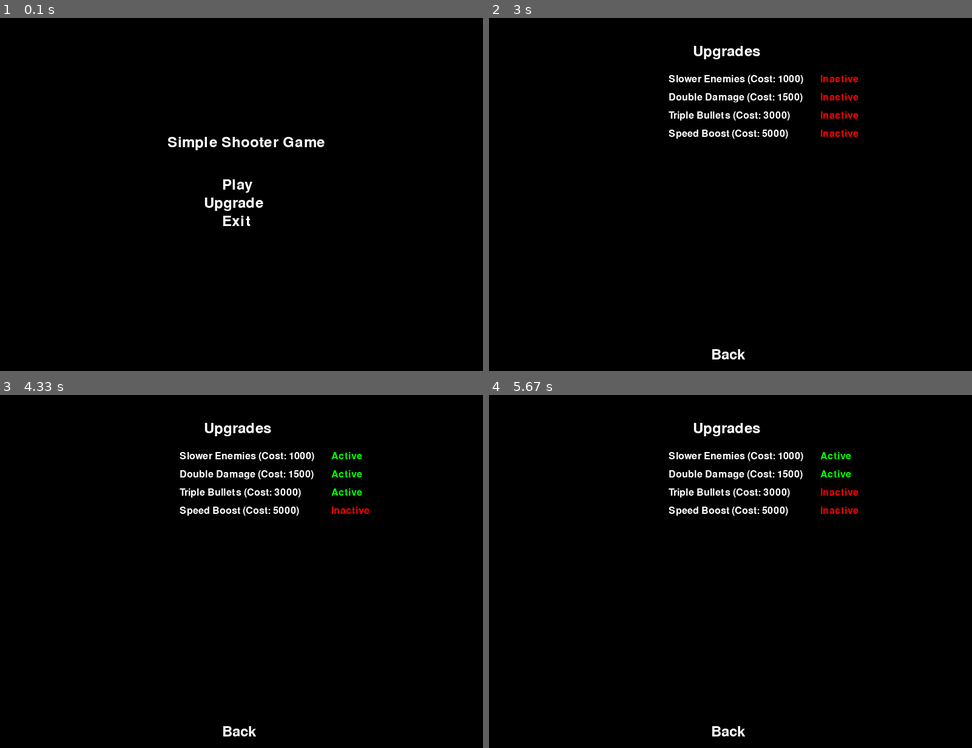
Above: before the commit, frames 1-4 (two rows, left to right).
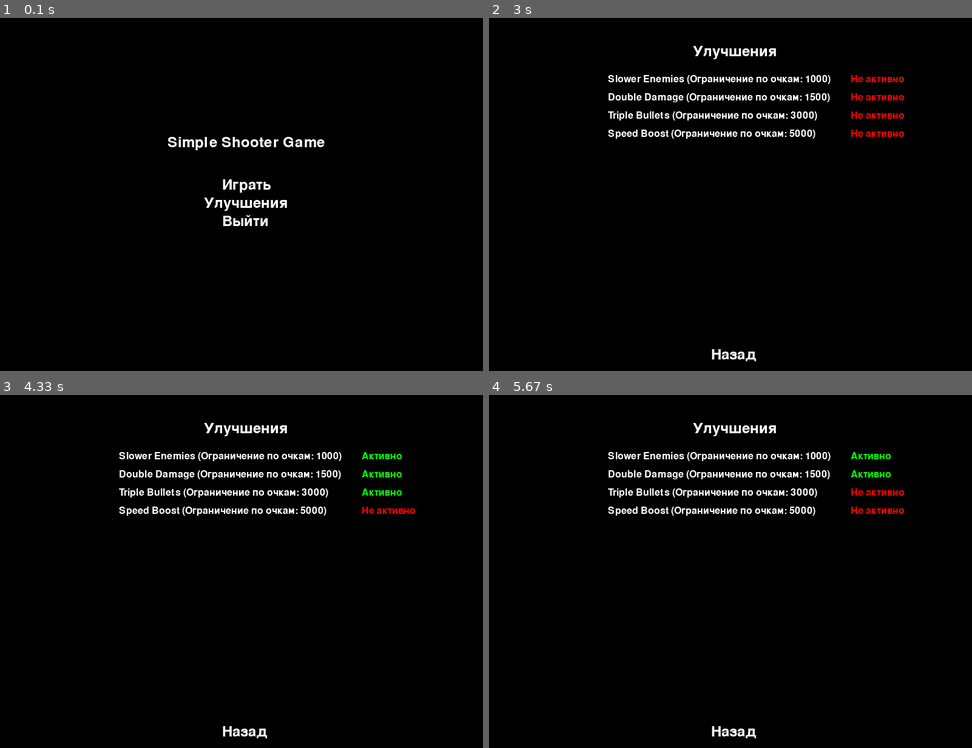
Above: after the commit, the same moments.

Repository: GEniUS-program/Pygame-project
Game: pygame game, started from pygame_file.py
The game is run twice, just before and just after one commit, with the same random seed, the same clock (stepped at 60 frames per second) and the same inputs.
Inputs (mouse positions are in pixels of both pictures, inside the frame that each line leads up to):
- Up to frame 1 (0.1 s): no input
- Up to frame 2 (3 s): click (730, 194) at 0.38 s; tap Esc at 0.67 s; click (720, 205) at 2.82 s, where only the run before the commit has a clickable "Upgrade"
- Up to frame 3 (4.33 s): click (241, 493) at 3.12 s, where only the run before the commit has a clickable "Triple Bullets (Cost: 3000)"; click (241, 458) at 3.45 s; click (284, 479) at 3.78 s
- Up to frame 4 (5.67 s): click (730, 493) at 4.52 s, where only the run before the commit has a clickable "Triple Bullets (Cost: 3000)"

The runs differ from the first frame. In frame 1, 0.6% of the frame differs, in the area x 42-60%, y 45-59%; in frame 2, 3.3%, in the area x 24-86%, y 7-98%; in frame 3, 3.2%; in frame 4, 3.3%.

Commit message:
Added simple enemy variation.

Diff:
--- a/data/user.json
+++ b/data/user.json
@@ -1 +1 @@
-{"score": "3720"}
+{"score": "4590"}
--- a/pygame_file.py
+++ b/pygame_file.py
@@ -129,6 +129,18 @@
     with open('./data/user.json', 'w') as f:
         json.dump({'score': str(max_score)}, f)
 
+def get_upgrades():
+    global upgrades, player_damage, bullet_mult, enemy_speed, player_speed
+    for upgrade, details in upgrades.items():
+        if details["active"] == True:
+            if upgrade == "Slower Enemies":
+                enemy_speed /= 1.5
+            elif upgrade == "Double Damage":
+                player_damage *= 2
+            elif upgrade == "Triple Bullets":
+                bullet_mult *= 3
+            elif upgrade == "Speed Boost":
+                player_speed *= 2
 
 def game_over(state=0):
     global music1, lose_sound, upgrades, game_state, max_score, wave, enemies_destroyed, score, lives, player_damage, b …(204 unchanged characters)…
@@ -136,7 +148,6 @@
     lose_sound.play()
     if score > max_score:
         max_score = score
-        print('new best', max_score)
     write_user_data()
     screen.fill(BLACK)
     if state == 0:
@@ -172,16 +183,7 @@
     enemy_speed = 2
     enemies = []
 
-    for upgrade, details in upgrades.items():
-            if details["active"] == True:
-                if upgrade == "Slower Enemies":
-                    enemy_speed /= 1.5
-                elif upgrade == "Double Damage":
-                    player_damage *= 2
-                elif upgrade == "Triple Bullets":
-                    bullet_mult *= 3
-                elif upgrade == "Speed Boost":
-                    player_speed *= 2
+    get_upgrades()
 
     # Spawn an enemy every enewy_spawn_time milliseconds
     enemy_timer = 0
@@ -215,9 +217,9 @@
 def draw_main_menu():
     screen.fill(BLACK)
     title_text = font.render("Simple Shooter Game", True, WHITE)
-    play_text = font.render("Play", True, WHITE)
-    upgrade_text = font.render("Upgrade", True, WHITE)
-    exit_text = font.render("Exit", True, WHITE)
+    play_text = font.render("Играть", True, WHITE)
+    upgrade_text = font.render("Улучшения", True, WHITE)
+    exit_text = font.render("Выйти", True, WHITE)
     screen.blit(title_text, (screen_width // 2 -
                 120, screen_height // 2 - 100))
     screen.blit(play_text, (screen_width // 2 - 30, screen_height // 2 - 30))
@@ -228,21 +230,20 @@
 
 def draw_upgrades_screen():
     screen.fill(BLACK)
-    title_text = font.render("Upgrades", True, WHITE)
+    title_text = font.render("Улучшения", True, WHITE)
     screen.blit(title_text, (screen_width // 2 - 60, 50))
     y_offset = 100
     for upgrade, details in upgrades.items():
         cost = details["cost"]
-        purchased = details["purchased"]
         active = details["active"]
         upgrade_text = small_font.render(
-            f"{upgrade} (Cost: {cost})", True, WHITE)
+            f"{upgrade} (Ограничение по очкам: {cost})", True, WHITE)
         status_text = small_font.render(
-            "Active" if active else "Inactive", True, GREEN if active else RED)
-        screen.blit(upgrade_text, (screen_width // 2 - 100, y_offset))
-        screen.blit(status_text, (screen_width // 2 + 150, y_offset))
+            "Активно" if active else "Не активно", True, GREEN if active else RED)
+        screen.blit(upgrade_text, (screen_width // 2 - 200, y_offset))
+        screen.blit(status_text, (screen_width // 2 + 200, y_offset))
         y_offset += 30
-    back_text = font.render("Back", True, WHITE)
+    back_text = font.render("Назад", True, WHITE)
     screen.blit(back_text, (screen_width // 2 - 30, screen_height - 50))
     pygame.display.flip()
 
@@ -270,8 +271,6 @@
     for upgrade, details in upgrades.items():
         if screen_width // 2 - 100 <= x <= screen_width // 2 + 100 and y_offset <= y <= y_offset + 20:
             if not details["purchased"] and max_score >= details["cost"]:
-                # Purchase the upgrade
-                max_score -= details["cost"]
                 details["purchased"] = True
                 details["active"] = True  # Activate the upgrade by default
                 apply_upgrade_effect(upgrade, True)
@@ -287,17 +286,16 @@
 
 def apply_upgrade_effect(upgrade, activate):
     global player_damage, bullet_mult, enemy_speed, player_speed
-    if upgrade == "Slower Enemies":
+    if upgrade == "Медленнее враги (1.5x)":
         enemy_speed /= 1.5 if activate else 1.5
-    elif upgrade == "Double Damage":
+    elif upgrade == "Двойной урон (2х)":
         player_damage *= 2 if activate else 0.5
-    elif upgrade == "Triple Bullets":
+    elif upgrade == "Больше снарядов (3x)":
         if activate:
             bullet_mult *= 3
         else:
-            print(bullet_mult, bullet_mult / 3)
             bullet_mult = int(bullet_mult / 3)
-    elif upgrade == "Speed Boost":
+    elif upgrade == "Улучшение скорости (2x)":
         if activate:
             player_speed *= 2
         else:
@@ -315,7 +313,7 @@
     lives = 5
     bullets.clear()
     enemies.clear()
-
+    get_upgrades()
 
 # Main game loop
 while True:
@@ -365,8 +363,14 @@
         if current_time - enemy_timer > enemy_spawn_time:
             enemy_x = random.randint(0, screen_width - enemy_width)
             enemy_y = -enemy_height
-            enemies.append([enemy_x, enemy_y, random.randint(
-                50, 101) * difficulty_coef])  # Add enemy health
+            health = random.randint(80, 101) * difficulty_coef
+            temp = 0
+            if 5 <= wave and random.randint(1, 20) == 1:
+                temp = enemy_model
+                enemy_model = pygame.transform.scale(enemy_model, (100, 100))
+                health = 100 * 2 * difficulty_coef ** 2
+            enemies.append([enemy_x, enemy_y, health, enemy_model])  # Add enemy health
+            enemy_model = temp if temp != 0 else enemy_model
             enemy_timer = current_time
 
         for enemy in enemies:
@@ -376,14 +380,17 @@
         for bullet in bullets[:]:
             for enemy in enemies[:]:
                 if check_collision((bullet[0], bullet[1], bullet_width, bullet_height),
-                                   (enemy[0], enemy[1], enemy_width, enemy_height)):
+                                   (enemy[0], enemy[1], enemy[3].get_width(), enemy[3].get_height())):
                     hit_sound.play()
                     bullets.remove(bullet)
                     enemy[2] -= player_damage  # Reduce enemy health
                     if enemy[2] <= 0:  # If enemy health reaches zero
                         explosion_sound.play()
                         enemies.remove(enemy)
-                        score += 10
+                        add = 10
+                        if enemy[3].get_width() == 100:
+                            add *= (2 * difficulty_coef) // 1
+                        score += add
                         enemies_destroyed += 1
                     break
 
@@ -419,21 +426,21 @@
             pygame.draw.rect(screen, (255, 255, 255),
                              (bullet[0], bullet[1], bullet_width, bullet_height))
 
-        # Draw the enemies
+        prev_health = 100
         for enemy in enemies:
-            screen.blit(enemy_model, (enemy[0], enemy[1]))
+            screen.blit(enemy[3], (enemy[0], enemy[1]))
             # Draw enemy health bar
-            health_bar_width = enemy_width * \
-                (enemy[2] / (100 * difficulty_coef))  # Scale health bar
+            health_bar_width = (enemy_width * (enemy[2] / (100 * difficulty_coef))) if enemy[3].get_width() != 100 else (enemy_width * (enemy[2] / (100 * 2 * difficulty_coef ** 2)))
             pygame.draw.rect(screen, (0, 255, 0),
                              (enemy[0], enemy[1] - 10, health_bar_width, 5))
+            prev_health = enemy[2]
 
         # Display wave, lives, and score
         font = pygame.font.Font(None, 36)
-        wave_text = font.render('Wave: ' + str(wave), True, (255, 255, 255))
-        lives_text = font.render('Lives: ' + str(lives), True, (255, 255, 255))
-        score_text = font.render('Score: ' + str(score), True, (255, 255, 255))
-        enemies_destroyed_text = font.render('Enemies Destroyed: ' + str(
+        wave_text = font.render('Волна: ' + str(wave), True, (255, 255, 255))
+        lives_text = font.render('Жизни: ' + str(lives), True, (255, 255, 255))
+        score_text = font.render('Счёт: ' + str(score), True, (255, 255, 255))
+        enemies_destroyed_text = font.render('Врагов уничтожено: ' + str(
             enemies_destroyed) + '/' + str(enemies_count), True, (255, 255, 255))
         screen.blit(wave_text, (10, 10))
         screen.blit(lives_text, (10, 50))
